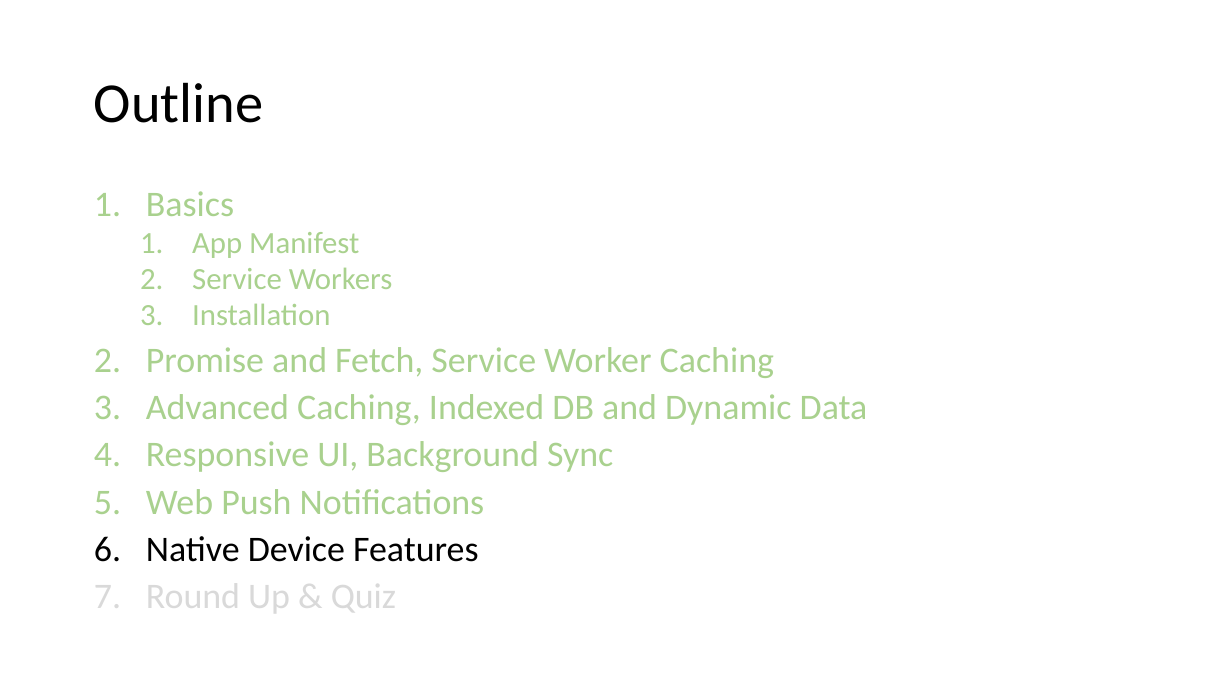
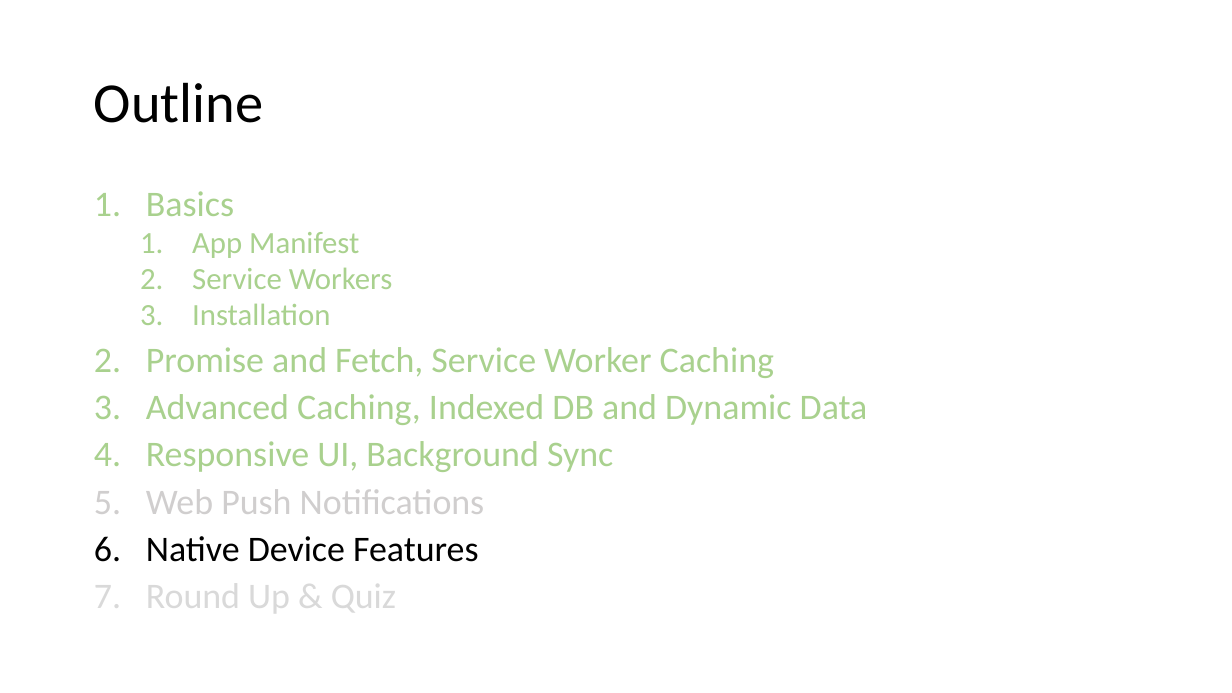
Before and after one commit to SteveNox/PWACourseProgress, a slide deck: slide 75 of course/Progressive Web Apps.pptx. Drawn at 1232x693 pixels with LibreOffice and Linux fonts; fonts in the diff are those of the drawing. Boxes give left, top, right and bottom in pixels: in the first picture for what was removed or moved away, otherwise in the second. Text is boxed around its words. In the diff, an @@ line names an element or a change of style, - is before the commit and + after.

```diff
--- a/course/Progressive Web Apps.pptx
+++ b/course/Progressive Web Apps.pptx
@@ text at (146,489,485,514): text colour #A9D18E to #D0CECE in "Web Push Notifications" @@
```
Also in this commit, not shown: 4 slides added, 4 other files.
